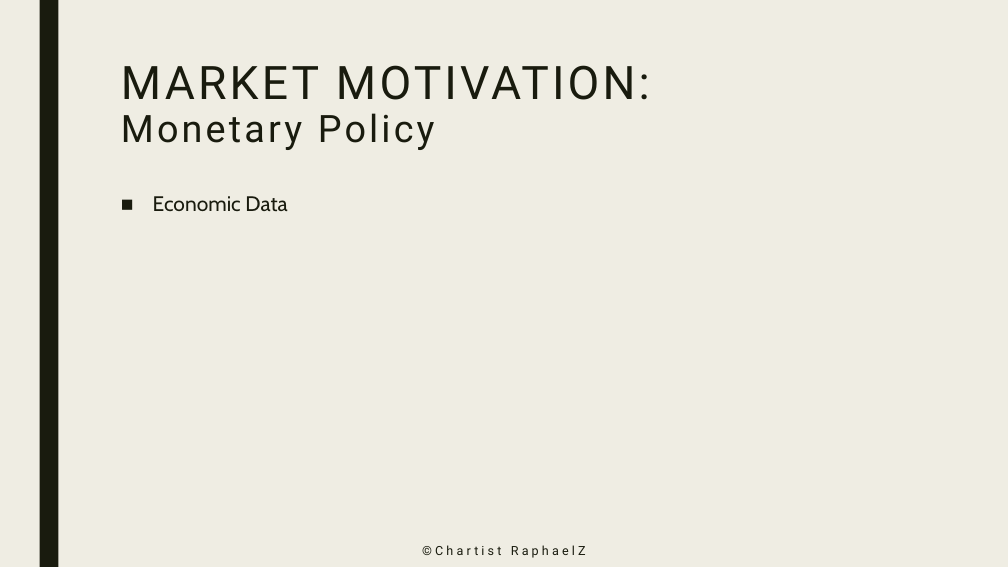
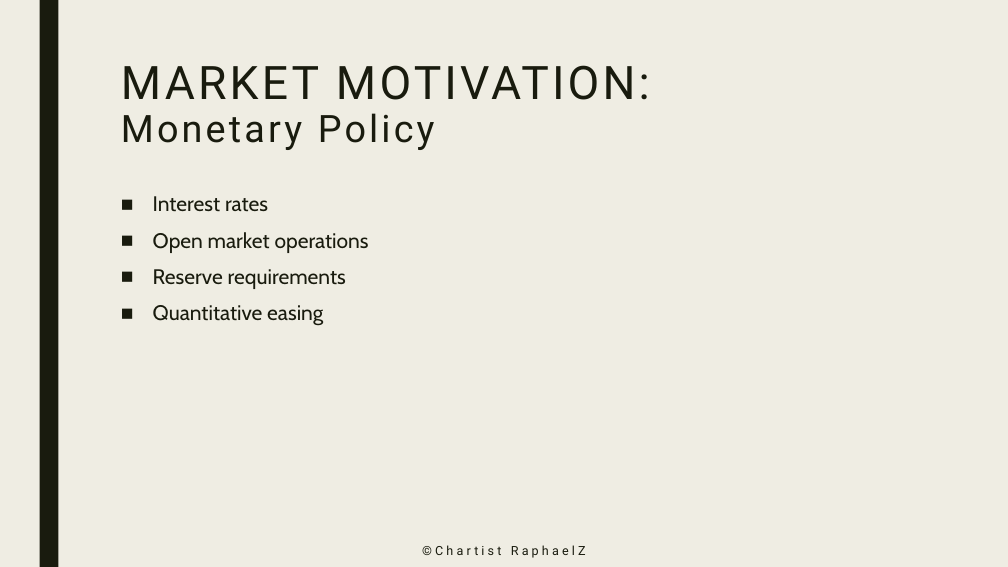
Before and after one commit to zhuzp98/ChartistRaphaelZ, a slide deck: slide 4 of Slides/Market Basics - Analytics.pptx. Drawn at 1008x567 pixels with LibreOffice and Linux fonts; fonts in the diff are those of the drawing. Boxes give left, top, right and bottom in pixels: in the first picture for what was removed or moved away, otherwise in the second. Text is boxed around its words. In the diff, an @@ line names an element or a change of style, - is before the commit and + after.

```diff
--- a/Slides/Market Basics - Analytics.pptx
+++ b/Slides/Market Basics - Analytics.pptx
@@ text at bbox=[153, 196, 369, 326]: text changed @@
-■ Economic Data
+■ Interest rates
+■ Open market operations
+■ Reserve requirements
+■ Quantitative easing
```
Also in this commit, not shown: 1 other slide changed, 4 other files.
